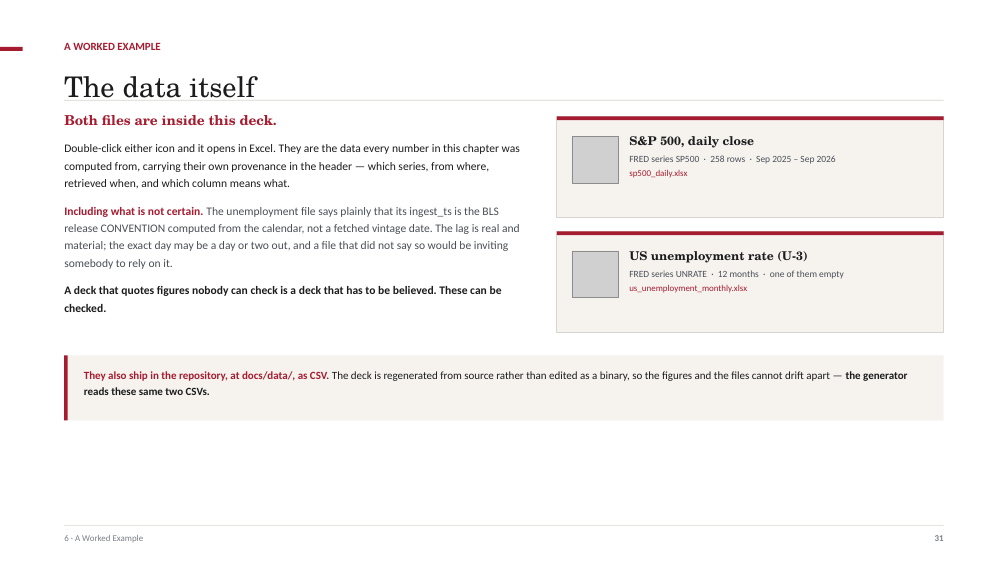
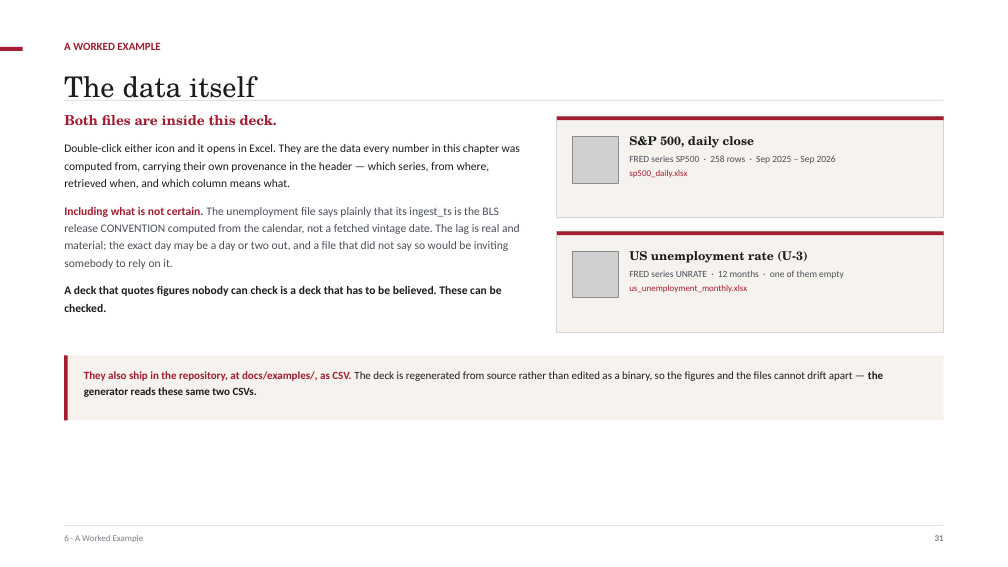
Before and after one commit to ajsinha/maya, a slide deck: slide 32 of docs/MAYA-Model-and-Feature-Engineering.pptx. Drawn at 1008x567 pixels with LibreOffice and Linux fonts; fonts in the diff are those of the drawing; grey boxes stand for pictures. Boxes give left, top, right and bottom in pixels: in the first picture for what was removed or moved away, otherwise in the second. Text is boxed around its words. In the diff, an @@ line names an element or a change of style, - is before the commit and + after.

```diff
--- a/docs/MAYA-Model-and-Feature-Engineering.pptx
+++ b/docs/MAYA-Model-and-Feature-Engineering.pptx
@@ text at (x1=84, y1=371, x2=883, y2=397): text changed @@
-They also ship in the repository, at docs/data/, as CSV. The deck is regenerated from source rather than edited as a binary, so the figures and the files cannot drift apart — the generator reads these same two CSVs.
+They also ship in the repository, at docs/examples/, as CSV. The deck is regenerated from source rather than edited as a binary, so the figures and the files cannot drift apart — the generator reads these same two CSVs.
```
Also in this commit, not shown: 1 other slide changed, 12 other files.
